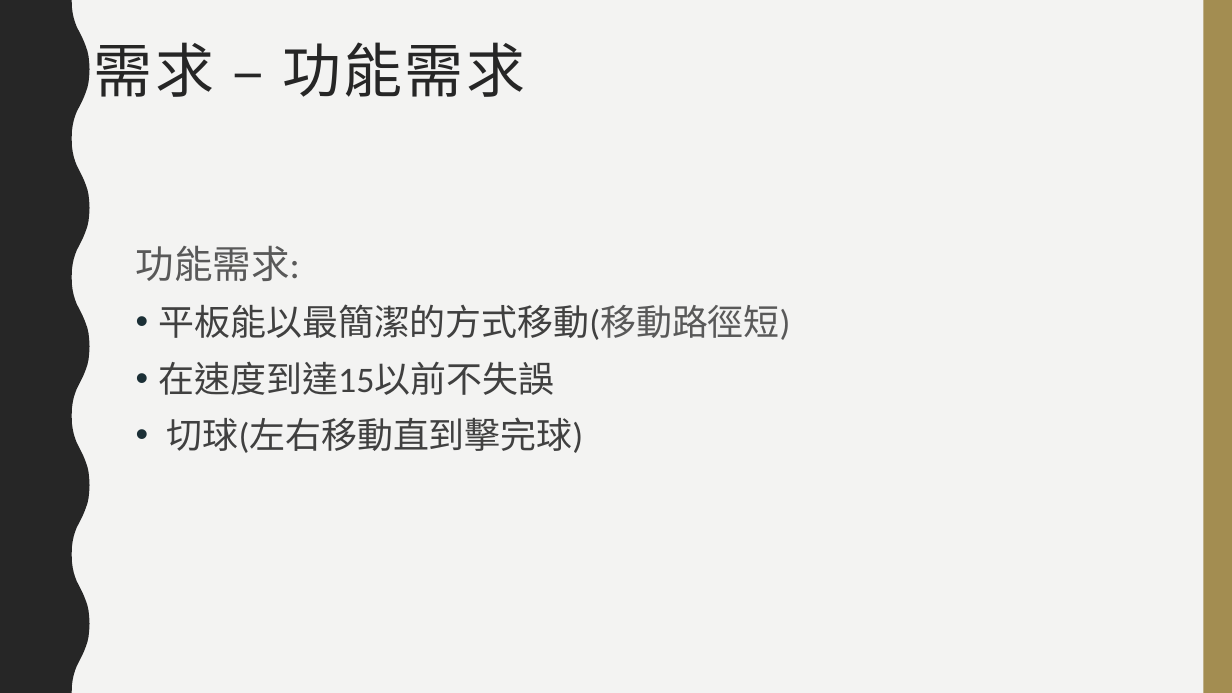
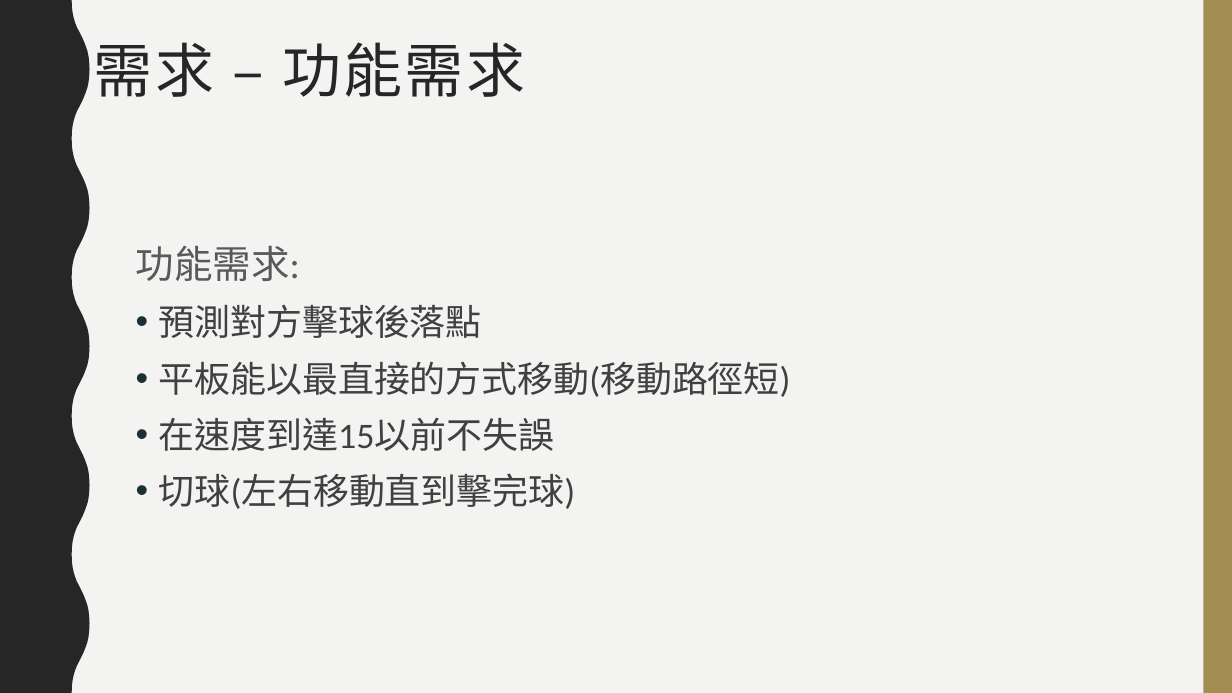
Before and after one commit to choutengfeng/0652074, a slide deck: slide 3 of 專案管理.pptx. Drawn at 1232x693 pixels with LibreOffice and Linux fonts; fonts in the diff are those of the drawing. Boxes give left, top, right and bottom in pixels: in the first picture for what was removed or moved away, otherwise in the second. Text is boxed around its words. In the diff, an @@ line names an element or a change of style, - is before the commit and + after.

```diff
--- a/專案管理.pptx
+++ b/專案管理.pptx
@@ text at <box>159,305,791,397</box>: text changed @@
-• 平板能以最簡潔的方式移動(移動路徑短)
+• 預測對方擊球後落點
+• 平板能以最直接的方式移動(移動路徑短)
```
Also in this commit, not shown: 3 other slides changed.
